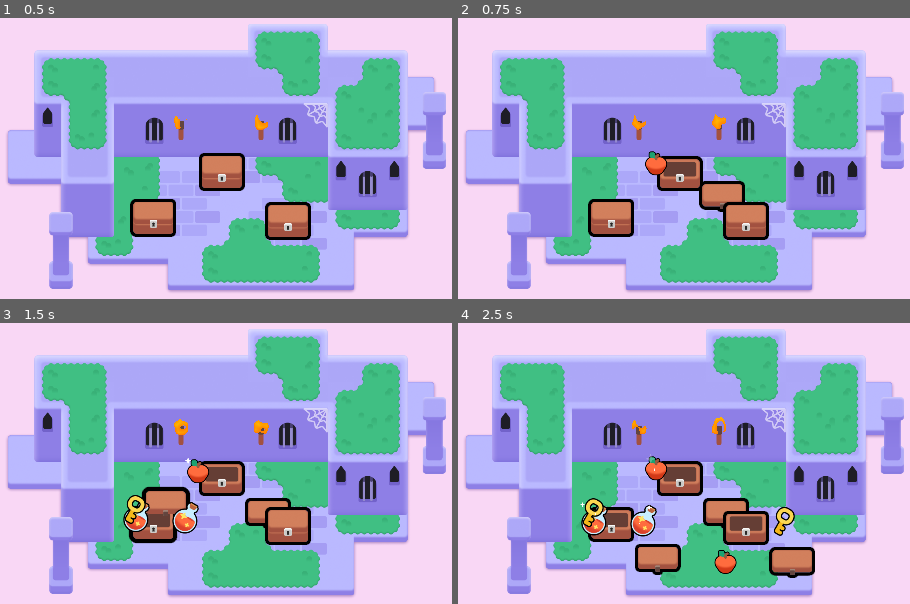
Above: before the commit, frames 1-4 (two rows, left to right).
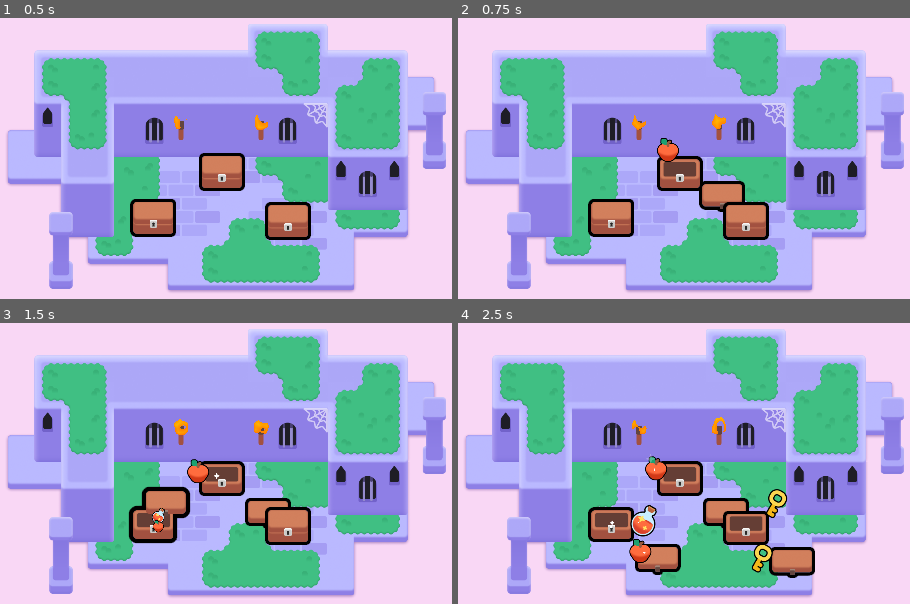
Above: after the commit, the same moments.

Repository: paninikeiko/2d-GameDev-Course
Game: Godot game, scene res://lessons/mini_dungeon.tscn
The game is run twice, just before and just after one commit, with the same random seed, the same clock (stepped at 60 frames per second) and the same inputs.
Inputs (mouse positions are in pixels of both pictures, inside the frame that each line leads up to):
- Up to frame 1 (0.5 s): no input
- Up to frame 2 (0.75 s): tap Enter at 0.5 s; move the mouse to (679, 172) at 0.52 s; press the mouse at (679, 172) at 0.53 s; hold D (move_right) from 0.53 s (still down)
- Up to frame 3 (1.5 s): tap Space at 0.77 s; move the mouse to (153, 522) at 1.27 s; release D (move_right) at 1.28 s; release the mouse at (153, 522) at 1.28 s; hold S (move_down) from 1.28 s (still down); right-click (153, 522) at 1.35 s; click (153, 522) at 1.42 s
- Up to frame 4 (2.5 s): tap Space at 1.52 s; move the mouse to (747, 525) at 2.02 s; release S (move_down) at 2.03 s; hold D (move_right) from 2.03 s (still down); tap Z at 2.1 s; click (747, 525) at 2.17 s

Frame 1 is identical in both runs. In frame 2, 0.6% of the frame differs, in the area x 41-49%, y 42-57%; in frame 3, 1.2%; in frame 4, 2.1%, in the area x 26-75%, y 59-90%.

Commit message:
M6 L7 Completed

Diff:
--- a/M06.looting_workbook/chest.gd
+++ b/M06.looting_workbook/chest.gd
@@ -39,7 +39,7 @@
 	if possible_items.is_empty():
 		return
 
-	for current_index in range(randi_range(1, 3)):
+	for current_index in range(randi_range(1, 7)):
 		_spawn_random_item()
 
 func _spawn_random_item() -> void:
@@ -49,4 +49,21 @@
 	var random_angle := randf_range(0.0, 2.0 * PI)
 	var random_direction := Vector2(1.0, 0.0).rotated(random_angle)
 	var random_distance := randf_range(60.0, 120.0)
-	loot_item.position = random_direction * random_distance
+	var land_position := random_direction * random_distance
+
+	const FLIGHT_TIME := 0.4
+	const HALF_FLIGHT_TIME := FLIGHT_TIME / 2.0
+
+	var tween := create_tween()
+	tween.set_parallel()
+	loot_item.scale = Vector2(0.25, 0.25)
+	tween.tween_property(loot_item, "scale", Vector2(1.0, 1.0), HALF_FLIGHT_TIME)
+	tween.tween_property(loot_item, "position:x", land_position.x, FLIGHT_TIME)
+
+	tween = create_tween()
+	tween.set_trans(Tween.TRANS_QUAD)
+	tween.set_ease(Tween.EASE_OUT)
+	var jump_height := randf_range(30.0, 80.0)
+	tween.tween_property(loot_item, "position:y", land_position.y - jump_height, HALF_FLIGHT_TIME)
+	tween.set_ease(Tween.EASE_IN)
+	tween.tween_property(loot_item, "position:y", land_position.y, HALF_FLIGHT_TIME)
